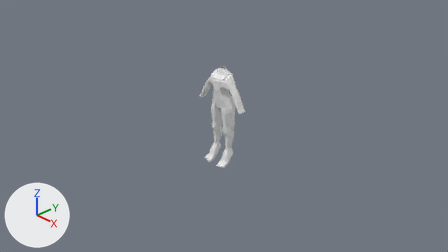
Two versions of the Blender file Blender Files/Character/CharBodyStart.blend, one commit apart.
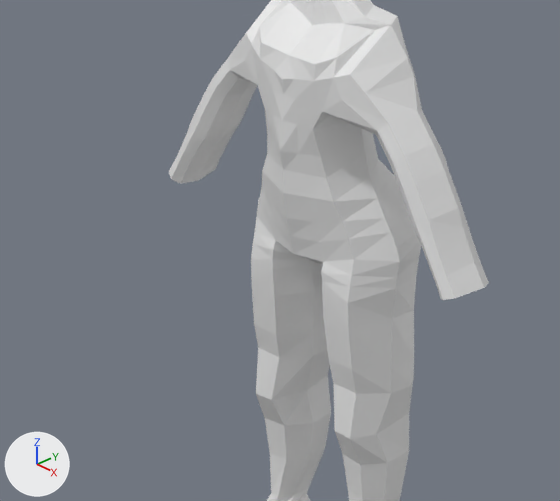
Each version appears first from the file's camera 'Camera', and next in a close-up on the part from 39% to 57% of the width and 28% to 57% of the height. Lighting does not change. The marker at lower left points along +X, +Y and +Z.

Objects in the first close-up: 'Body'.
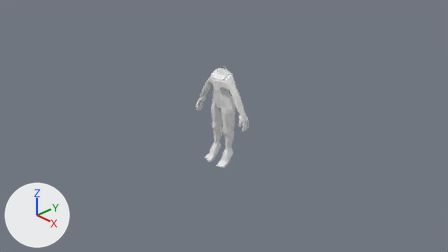
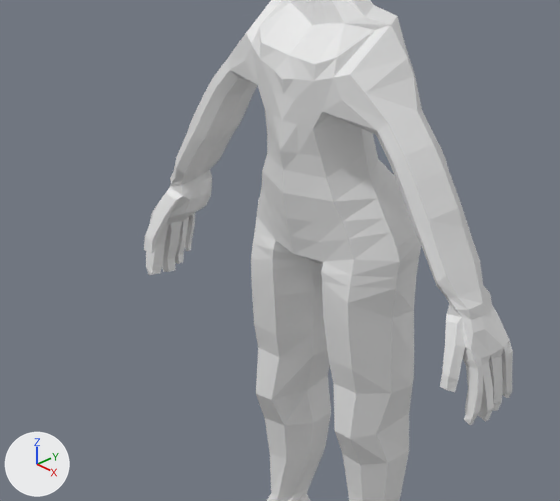
Commit message: Body Done Without subdivision

Location of each change, [x1, y1, x2, y2] in pixels of the close-ups (560 x 501 px):
'Body', reshaped
    before: [169, 0, 489, 501]
    after: [144, 0, 513, 501]
part 1 of me_cylinder, built on
    before: [169, 159, 489, 300]
    after: [144, 161, 513, 425]

What changed in the scene script:
```text
Change me_cylinder:
    used by ob_body; location = (0.0, 0.0, 0.0); scale = (-0.185, -0.185, -0.185)
    remove me_cylinder.from_pydata(...)  # 461 vertices, 442 faces, 1 loose edge; spans x -2.95..1.31, y -0.88..1.51, z -5.8..4.07
    add me_cylinder.from_pydata(...)  # 647 vertices, 631 faces, 1 loose edge; spans x -3.36..1.31, y -0.88..1.51, z -5.8..4.07
    me_cylinder part 1
    8 vertices move from x -2.95..-2.58, y -0.14..0.62, z -2.16..-2.0 to x -2.91..-2.62, y -0.05..0.53, z -2.14..-2.02
    179 vertices are added at x -3.36..-2.58, y -0.18..0.87, z -1.98..-0.37
    7 new vertices lie (0.01, 0.0, 0.04) away from vertices in x -3.31..-3.16, y -0.08..0.47, z -0.64..-0.52
    189 new faces join them
```
